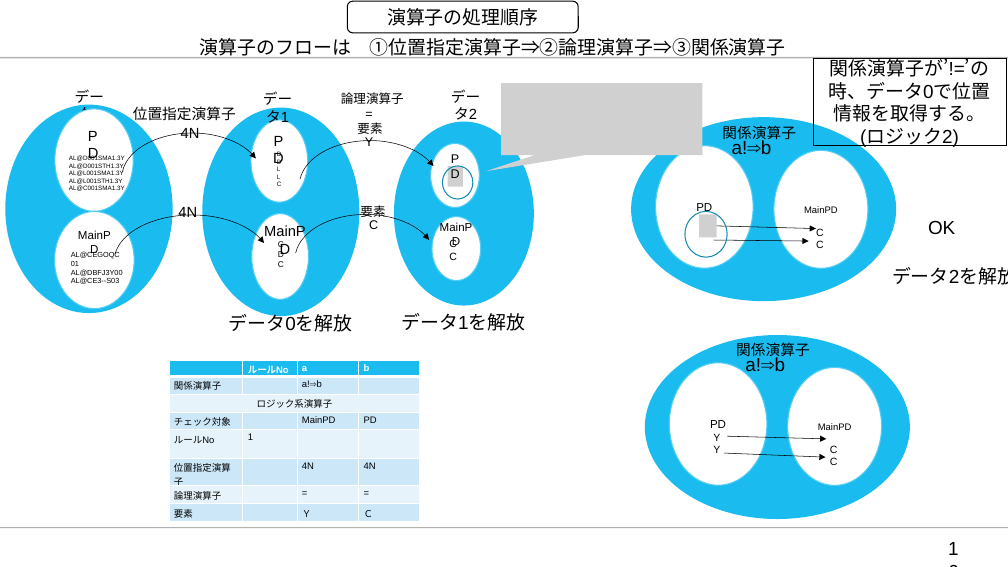
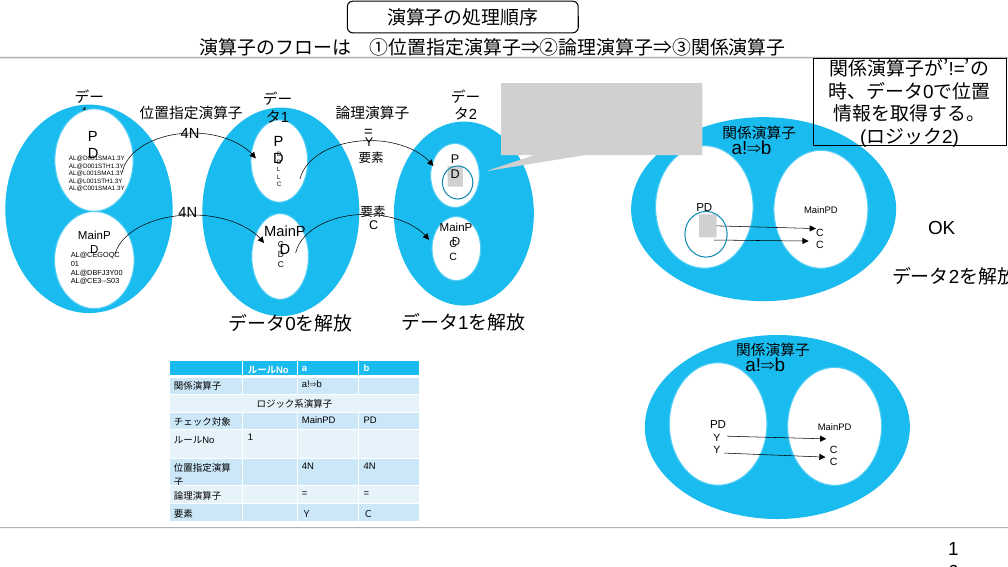
Before and after one commit to akiragm/Shared-Files, a slide deck: slide 16 of 統合マスタVer.2__チェック機能構築_5.pptx. Drawn at 1008x567 pixels with LibreOffice and Linux fonts; fonts in the diff are those of the drawing; grey boxes stand for pictures. Boxes give left, top, right and bottom in pixels: in the first picture for what was removed or moved away, otherwise in the second. Text is boxed around its words. In the diff, an @@ line names an element or a change of style, - is before the commit and + after.

```diff
--- a/統合マスタVer.2__チェック機能構築_5.pptx
+++ b/統合マスタVer.2__チェック機能構築_5.pptx
@@ text "位置指定演算子": place and size @@
-text "位置指定演算子" at [133,106,236,123]
+text "位置指定演算子" at [140,105,243,123]
@@ text "論理演算子": place and size @@
-text "論理演算子" at [341,92,404,104]
+text "論理演算子" at [336,105,410,120]
@@ text "論理演算子" at [336,105,410,120]: size 12 to 14 pt @@
@@ text "要素": place and size @@
-text "要素" at [357,122,382,134]
+text "要素" at [359,151,384,163]
```
Also in this commit, not shown: 5 other slides changed, 5 slides added.
